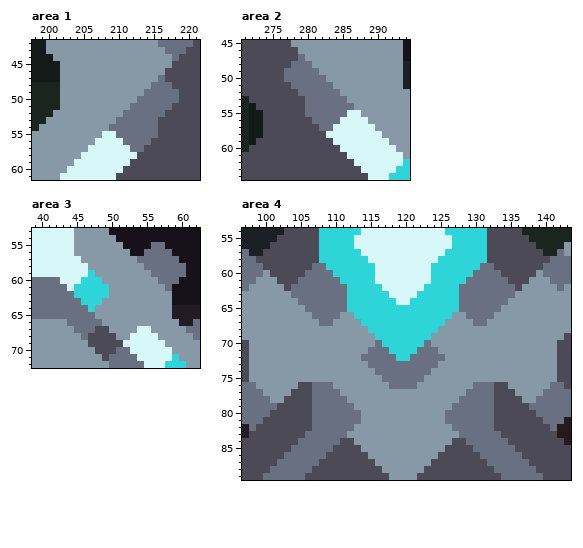
A pixel-art file gets an edit: assets/sprites/atlas/units.ase. Above is the file before it was changed.
736x736 pixels, 1 frame. Colours within 5 levels of each other are drawn and written as one. Shown: area 1: x 198..221, y 42..61; area 2: x 271..294, y 45..64; area 3: x 39..62, y 53..72; area 4: x 97..143, y 54..89. The commit also changed other parts of the picture, which this record leaves out.
The same view after the edit:
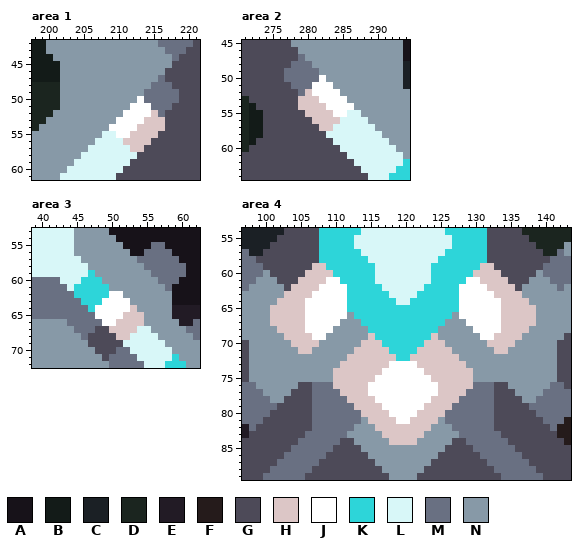
Palette (. is transparent): A #171219  B #131b18  C #1b2025  D #1b251f  E #221b25  F #251b1b  G #4d4a58  H #dcc6c6  J #ffffff  K #2dd5d9  L #d8f7f8  M #697082  N #8799a7
The edit:
layer "cell" now shown
Changed rows in their new state; - is an unchanged pixel.
Area 1, layer "cell":
first column x 209:
50 ----J---
51 ---JJJ--
52 --JJJJH-
53 -JJJJHHH
54 JJJJHHHH
55 -JJHHHH-
56 --HHHH--
57 ---HH---
Area 2, layer "cell":
first column x 279:
50 ---J----
51 --JJJ---
52 -HJJJJ--
53 HHHJJJJ-
54 HHHHJJJJ
55 -HHHHJJ-
56 --HHHH--
57 ---HH---
Area 3, layer "cell":
first column x 48:
62 --JJ---
63 -JJJJ--
64 JJJJJH-
65 JJJJHHH
66 -JJHHHH
67 --HHHH-
68 ---HH--
Area 4, layer "cell":
first column x 101:
59 ------HH----------------------HH------
60 -----HHHH--------------------HHHH-----
61 ----HHHHJJ------------------JJHHHH----
62 ---HHHHJJJJ----------------JJJJHHHH---
63 --HHHHJJJJJ----------------JJJJJHHHH--
64 -HHHHJJJJJJ----------------JJJJJJHHHH-
65 HHHHHJJJJJJ----------------JJJJJJHHHHH
66 HHHHHJJJJJJ----------------JJJJJJHHHHH
67 HHHHHJJJJJ------------------JJJJJHHHHH
68 -HHHHJJJJ--------------------JJJJHHHH-
69 --HHHHJJ------H--------H------JJHHHH--
70 ---HHHH------HHH------HHH------HHHH---
71 ----HH------HHHHH----HHHHH------HH----
72 -----------HHHHHHH--HHHHHHH-----------
73 ----------HHHHHHHJJJJHHHHHHH----------
74 ---------HHHHHHHJJJJJJHHHHHHH---------
75 ---------HHHHHHJJJJJJJJHHHHHH---------
76 ---------HHHHHJJJJJJJJJJHHHHH---------
77 ----------HHHHJJJJJJJJJJHHHH----------
78 -----------HHHHJJJJJJJJHHHH-----------
79 ------------HHHHJJJJJJHHHH------------
80 -------------HHHHJJJJHHHH-------------
81 --------------HHHHJJHHHH--------------
82 ---------------HHHHHHHH---------------
83 ----------------HHHHHH----------------
84 -----------------HHHH-----------------
Changed places in both pictures, as pixel boxes (x1, y1, x2, y2):
changed: (109, 96, 165, 152)
changed: (298, 75, 354, 131)
changed: (95, 291, 144, 340)
changed: (270, 263, 536, 445)
